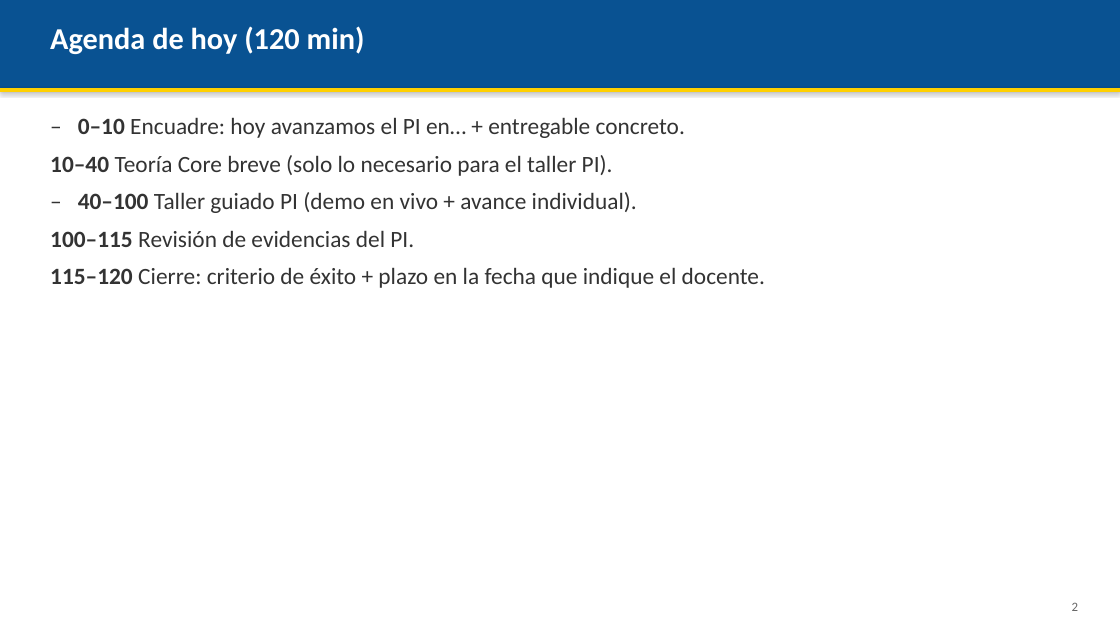
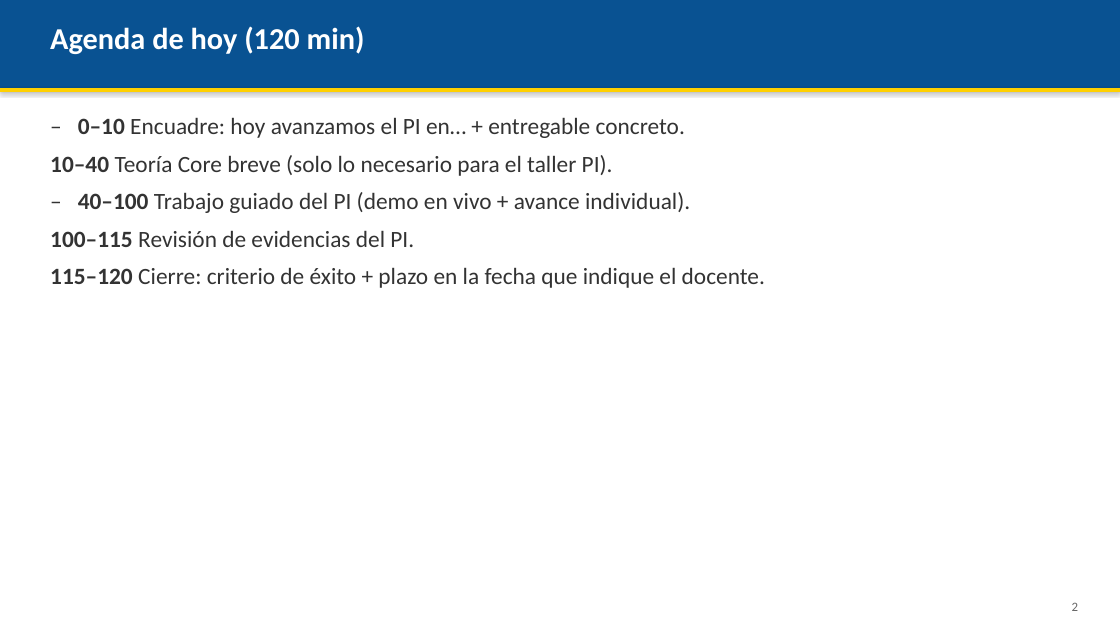
Before and after one commit to AndresDFX/UNIAJ, a slide deck: slide 2 of Arquitectura de Sistemas Computacionales/Clases/Clase 2 - Modelos de servicio IaaS PaaS SaaS/Presentacion.pptx. Drawn at 1120x630 pixels with LibreOffice and Linux fonts; fonts in the diff are those of the drawing. Boxes give left, top, right and bottom in pixels: in the first picture for what was removed or moved away, otherwise in the second. Text is boxed around its words. In the diff, an @@ line names an element or a change of style, - is before the commit and + after.

Commit message:
Arquitectura Clase 2: entregable al final, "Taller" deja de nombrarse fijo, mas teoria
Reordena build_pptx (comun a las 15 clases): el bloque "PI CloudLite -
entregable de hoy" (que califica) pasa de ir justo despues de Objetivos a ir
justo antes de la practica, para no anunciar la nota antes de explicar el
concepto. La diapositiva final de practica deja de llamarse "Taller PI" ->
"Manos a la obra": el taller es variable, lo decide el docente clase a clase,
igual que ya se hizo con ExamLab/quiz en el resto de cursos.

Se agrega una diapositiva de teoria que faltaba (Responsabilidad compartida,
vendor lock-in) con contenido que ya estaba en el fundamento del guion pero
nunca se proyectaba.

Verificado con SOLO_CLASES=2: _verificar_mapa pasa, verificar_generico.py sin
fallos, render a PDF confirma el nuevo orden y que la diapositiva nueva no se
desborda.

```diff
--- a/Arquitectura de Sistemas Computacionales/Clases/Clase 2 - Modelos de servicio IaaS PaaS SaaS/Presentacion.pptx
+++ b/Arquitectura de Sistemas Computacionales/Clases/Clase 2 - Modelos de servicio IaaS PaaS SaaS/Presentacion.pptx
@@ text at (x1=78, y1=192, x2=690, y2=213): text changed @@
-– 40–100 Taller guiado PI (demo en vivo + avance individual).
+– 40–100 Trabajo guiado del PI (demo en vivo + avance individual).
```
Also in this commit, not shown: 5 other slides changed, 1 slide added, 7 other files.
